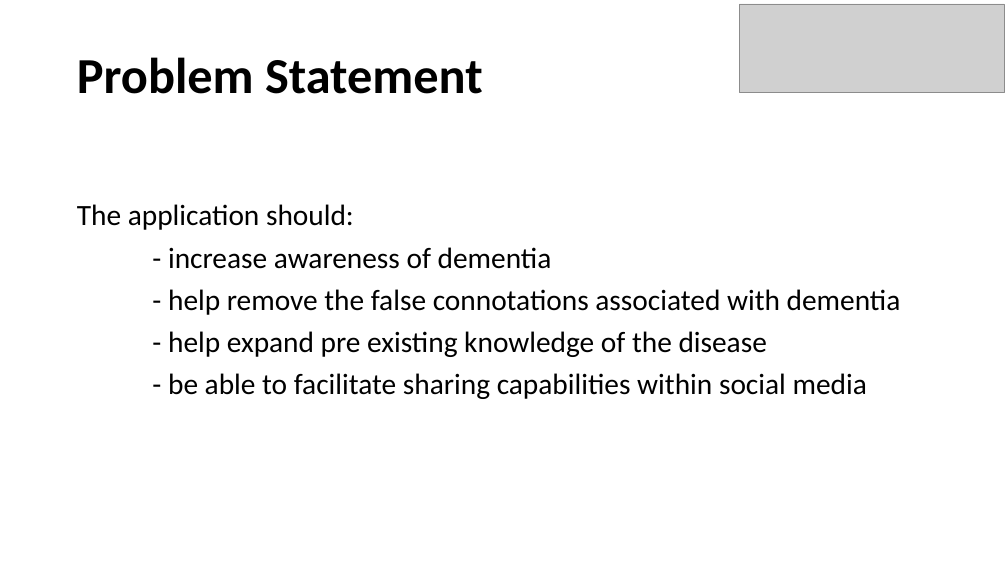
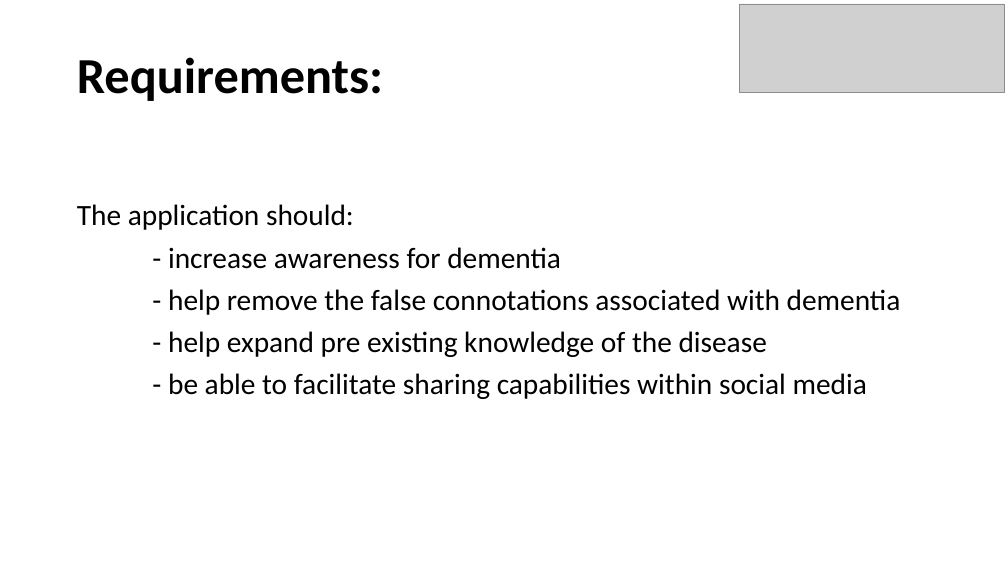
Before and after one commit to Ldn2016/team-11, a slide deck: slide 4 of _presentation/Team 11 Presentation.pptx. Drawn at 1008x567 pixels with LibreOffice and Linux fonts; fonts in the diff are those of the drawing; grey boxes stand for pictures. Boxes give left, top, right and bottom in pixels: in the first picture for what was removed or moved away, otherwise in the second. Text is boxed around its words. In the diff, an @@ line names an element or a change of style, - is before the commit and + after.

Commit message:
presUpdate

```diff
--- a/_presentation/Team 11 Presentation.pptx
+++ b/_presentation/Team 11 Presentation.pptx
@@ title at (x1=77, y1=57, x2=383, y2=101): text changed @@
-Problem Statement
+Requirements:
@@ text at (x1=168, y1=247, x2=561, y2=269): text changed @@
-- increase awareness of dementia
+- increase awareness for dementia
```
